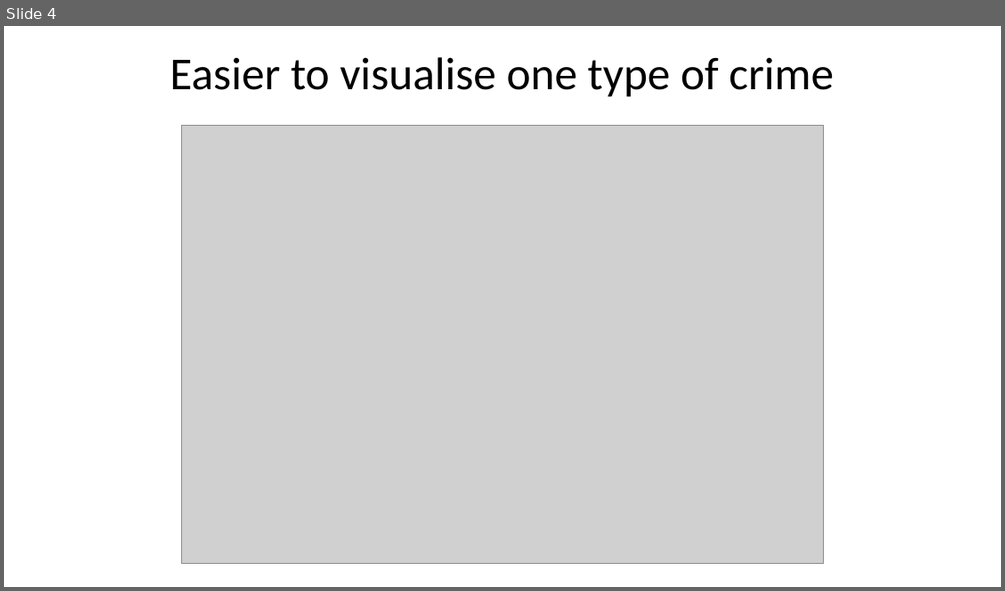
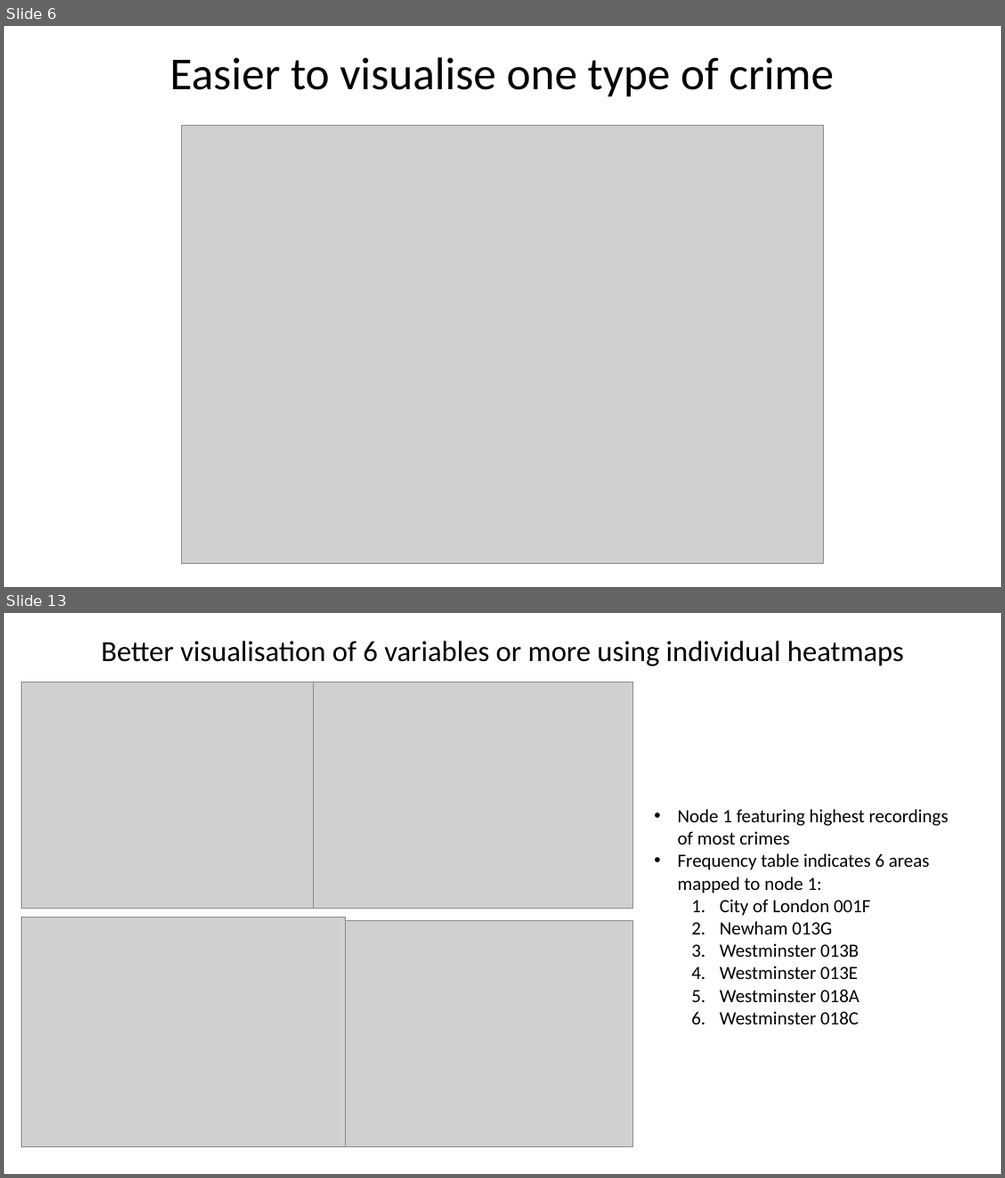
Before and after one commit to dmorison/GIS-in-R-spatial-crime-data-analysis, a slide deck: Mapping London’s crime with R.pptx. Shown one above the other, each under a label of ours: slide 4 before the commit, slides 6 and 13 after it; the slides between them are not shown. The pictures are 1005x591 and 1005x1178 pixels, drawn with LibreOffice and Linux fonts; fonts in the diff are those of the drawing; grey boxes stand for pictures. Boxes give left, top, right and bottom in pixels: in the first picture for what was removed or moved away, otherwise in the second. Text is boxed around its words. In the diff, an @@ line names an element or a change of style, - is before the commit and + after.

```diff
--- a/Mapping London’s crime with R.pptx
+++ b/Mapping London’s crime with R.pptx
@@ slide 13 added at (x1=4, y1=613, x2=1001, y2=1174), background #FFFFFF @@
@@ text added at (x1=101, y1=641, x2=904, y2=666), 28 pt, text #000000 @@
+Better visualisation of 6 variables or more using individual heatmaps
@@ picture added at (x1=21, y1=682, x2=341, y2=908) @@
@@ picture added at (x1=313, y1=682, x2=633, y2=908) @@
@@ text added at (x1=678, y1=809, x2=948, y2=1024), 18 pt, text #000000 @@
+• Node 1 featuring highest recordings of most crimes
+• Frequency table indicates 6 areas mapped to node 1:
+  1. City of London 001F
+  2. Newham 013G
+  3. Westminster 013B
+  4. Westminster 013E
+  5. Westminster 018A
+  6. Westminster 018C
@@ picture added at (x1=21, y1=917, x2=346, y2=1146) @@
@@ picture added at (x1=313, y1=920, x2=633, y2=1146) @@
@@ what was slide 4 is now slide 6 @@
```
Also in this commit, not shown: 5 slides changed, 8 other slides added.
